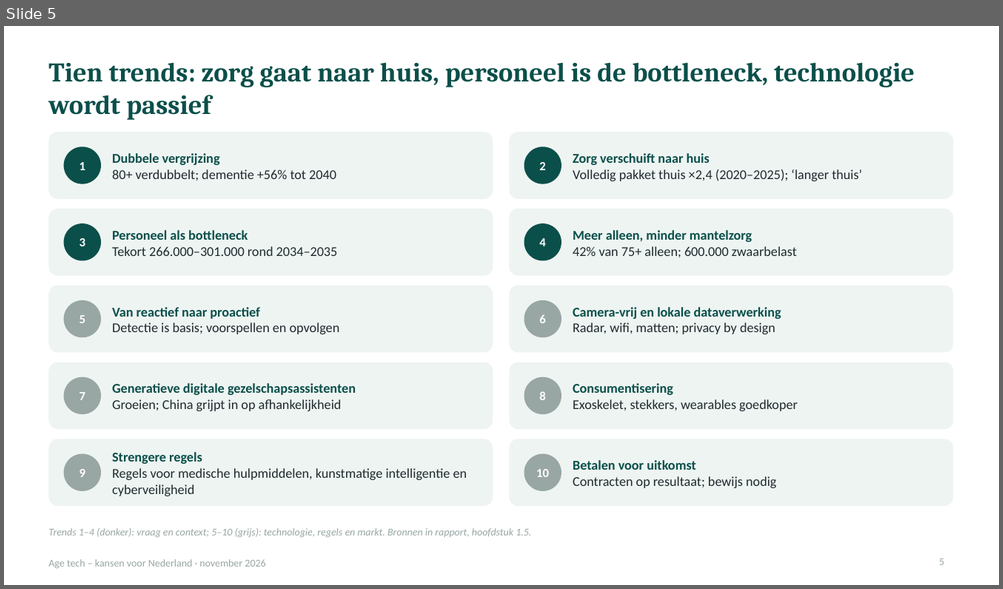
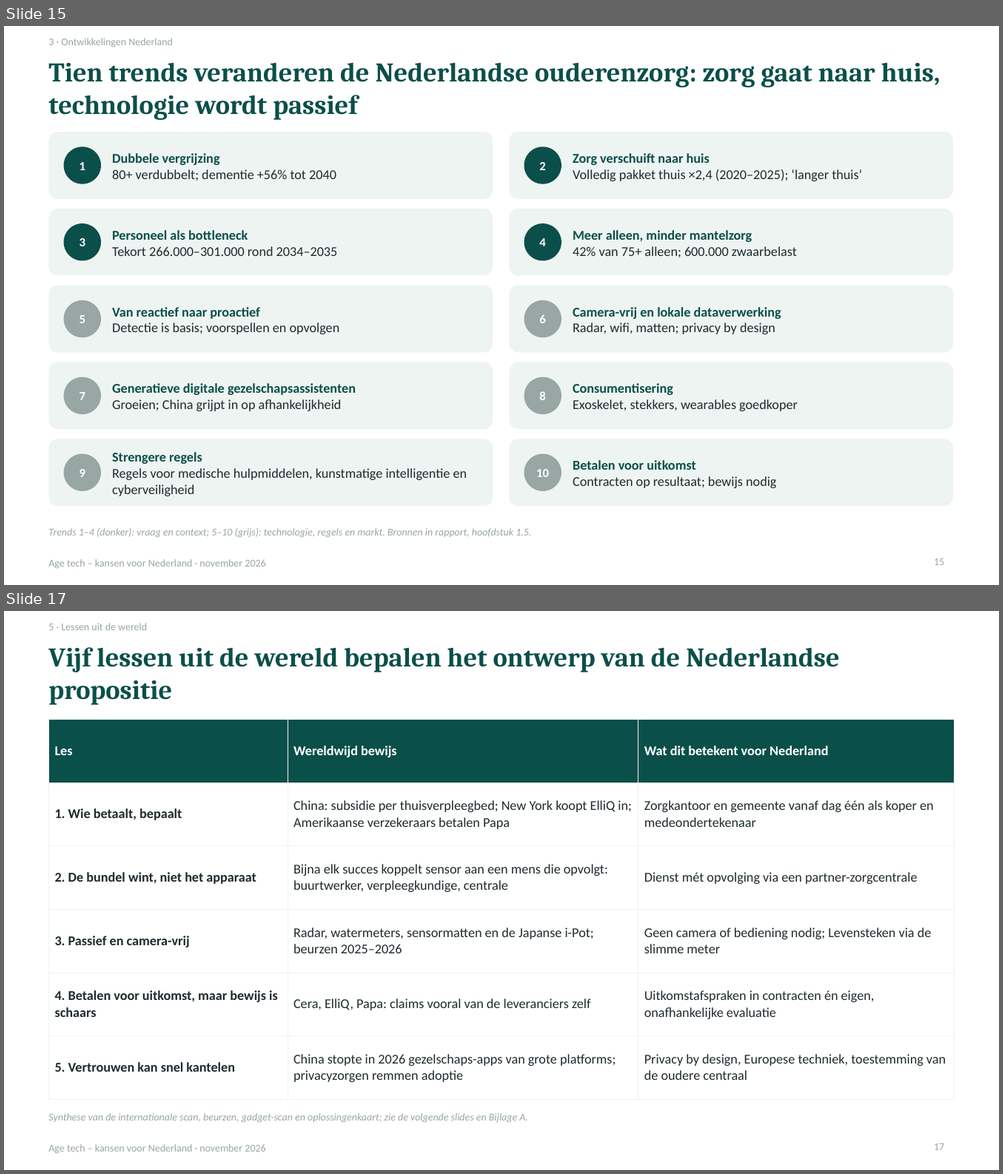
Before and after one commit to robruijn/Four-Seasons-Rome-2026, a slide deck: AgeTech_kansen_Nederland.pptx. Shown one above the other, each under a label of ours: slide 5 before the commit, slides 15 and 17 after it; the slides between them are not shown. The pictures are 1003x589 and 1003x1174 pixels, drawn with LibreOffice and Linux fonts; fonts in the diff are those of the drawing. Boxes give left, top, right and bottom in pixels: in the first picture for what was removed or moved away, otherwise in the second. Text is boxed around its words. In the diff, an @@ line names an element or a change of style, - is before the commit and + after.

```diff
--- a/AgeTech_kansen_Nederland.pptx
+++ b/AgeTech_kansen_Nederland.pptx
@@ slide 17 added at [4,611,999,1170], background #FFFFFF; not listed: 1 template element that a slide beside it also shows @@
@@ text added at [48,623,147,630], 10 pt, text #98A6A4 @@
+5 · Lessen uit de wereld
@@ title added at [48,647,839,705], 26 pt, text #0B4F4A, bold @@
+Vijf lessen uit de wereld bepalen het ontwerp van de Nederlandse propositie
@@ table added at [48,719,954,1085], 6 rows, 3 columns @@
+Les | Wereldwijd bewijs | Wat dit betekent voor Nederland
+1. Wie betaalt, bepaalt | China: subsidie per thuisverpleegbed; New York koopt ElliQ in; Amerikaanse verzekeraars betalen Papa | Zorgkantoor en gemeente vanaf dag één als koper en medeondertekenaar
+2. De bundel wint, niet het apparaat | Bijna elk succes koppelt sensor aan een mens die opvolgt: buurtwerker, verpleegkundige, centrale | Dienst mét opvolging via een partner-zorgcentrale
+3. Passief en camera-vrij | Radar, watermeters, sensormatten en de Japanse i-Pot; beurzen 2025–2026 | Geen camera of bediening nodig; Levensteken via de slimme meter
+4. Betalen voor uitkomst, maar bewijs is schaars | Cera, ElliQ, Papa: claims vooral van de leveranciers zelf | Uitkomstafspraken in contracten én eigen, onafhankelijke evaluatie
+5. Vertrouwen kan snel kantelen | China stopte in 2026 gezelschaps-apps van grote platforms; privacyzorgen remmen adoptie | Privacy by design, Europese techniek, toestemming van de oudere centraal
@@ text added at [48,1113,528,1122], 10 pt, text #98A6A4, italic @@
+Synthese van de internationale scan, beurzen, gadget-scan en oplossingenkaart; zie de volgende slides en Bijlage A.
@@ page number added at [933,1144,944,1150], 10 pt, text #98A6A4 @@
+17
@@ what was slide 5 is now slide 15 @@
@@ slide 15 changed as well @@
@@ text added at [48,38,173,47], 10 pt, text #98A6A4 @@
+3 · Ontwikkelingen Nederland
@@ title at [48,62,940,120]: text changed @@
-Tien trends: zorg gaat naar huis, personeel is de bottleneck, technologie wordt passief
+Tien trends veranderen de Nederlandse ouderenzorg: zorg gaat naar huis, technologie wordt passief
@@ page number at [933,559,944,565]: text changed @@
-5
+15
```
Also in this commit, not shown: 45 other slides changed, 3 other slides added.
